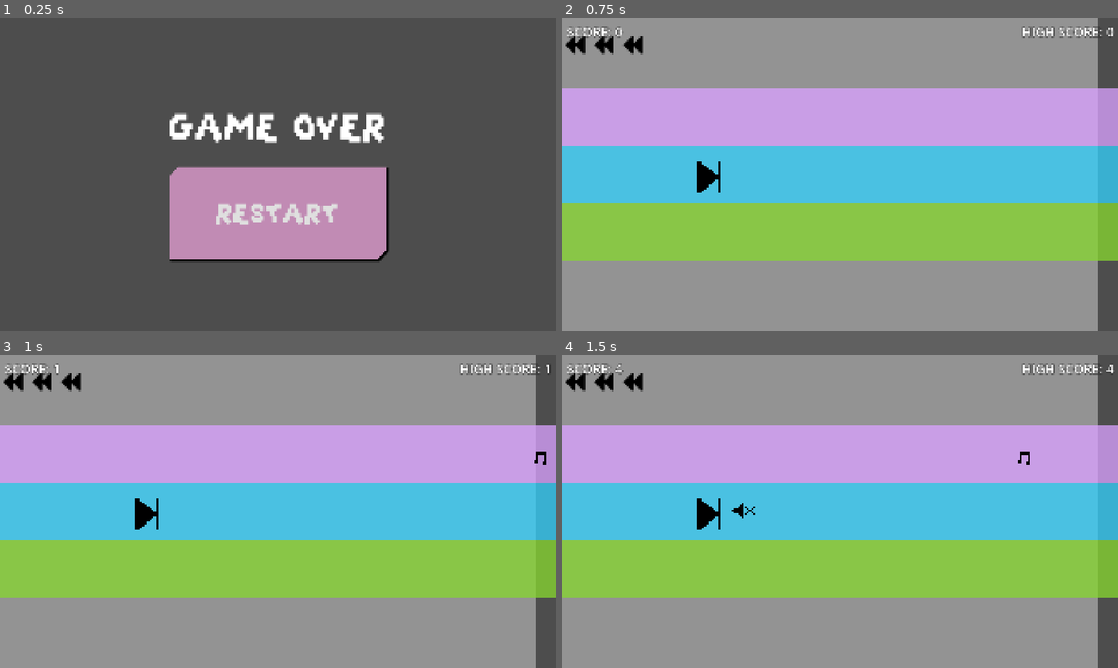
Above: before the commit, frames 1-4 (two rows, left to right).
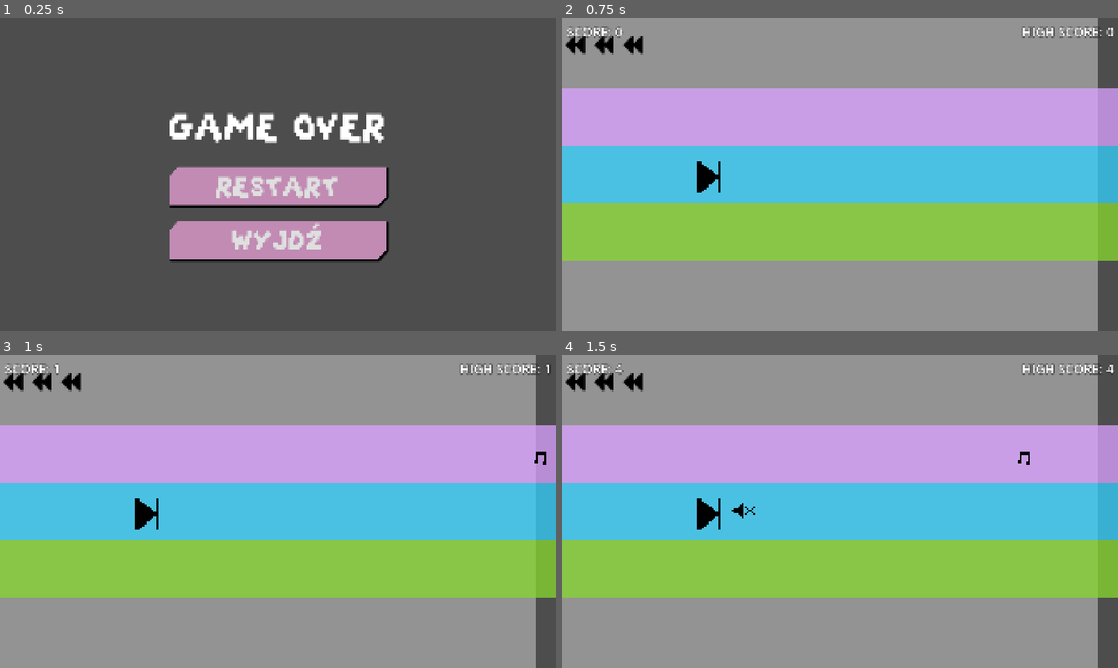
Above: after the commit, the same moments.

Repository: chorwat2137/haven-2026
Game: Godot game, scene res://scenes/restart.tscn
Two runs of this game, one before a commit and one after it. Both use one fixed random seed, a clock stepped at 60 frames per second and the inputs below. This scene is started directly instead of the project's main scene.
Inputs:
- Up to frame 1 (0.25 s): no input
- Up to frame 2 (0.75 s): click "RESTART" at 0.5 s
- Up to frame 3 (1 s): no input
- Up to frame 4 (1.5 s): tap Enter (ui_accept) at 1.25 s; hold Right (ui_right) from 1.28 s (still down); tap Space (shoot) at 1.35 s

The runs differ from the first frame. In frame 1, 3.6% of the frame differs, in the area x 30-70%, y 50-74%; in frame 2, nothing differs; in frame 3, nothing differs; in frame 4, nothing differs.

Commit message:
menu restartu

Diff:
--- a/scenes/restart.tscn
+++ b/scenes/restart.tscn
@@ -2,6 +2,7 @@
 
 [ext_resource type="Script" uid="uid://brqisgdg4wios" path="res://scripts/restart.gd" id="1_q5shd"]
 [ext_resource type="FontFile" uid="uid://ckbopv8mt6i20" path="res://gfx/GrapeSoda.ttf" id="2_7dg1w"]
+
 [sub_resource type="StyleBoxFlat" id="StyleBoxFlat_7dg1w"]
 bg_color = Color(0.7585879, 0.54588866, 0.70420504, 1)
 corner_radius_top_left = 30
@@ -54,7 +55,7 @@
 theme_override_font_sizes/font_size = 160
 text = "GAME OVER"
 
-[node name="Button" type="Button" parent="VBoxContainer" unique_id=627571990]
+[node name="Button2" type="Button" parent="VBoxContainer" unique_id=38124733]
 layout_mode = 2
 size_flags_vertical = 3
 offset_transform_enabled = true
@@ -66,4 +67,17 @@
 theme_override_styles/hover = SubResource("StyleBoxFlat_sjb2t")
 text = "RESTART"
 
+[node name="Button" type="Button" parent="VBoxContainer" unique_id=627571990]
+layout_mode = 2
+size_flags_vertical = 3
+offset_transform_enabled = true
+theme_override_constants/h_separation = 30
+theme_override_fonts/font = ExtResource("2_7dg1w")
+theme_override_font_sizes/font_size = 120
+theme_override_styles/normal = SubResource("StyleBoxFlat_7dg1w")
+theme_override_styles/pressed = SubResource("StyleBoxFlat_lyatw")
+theme_override_styles/hover = SubResource("StyleBoxFlat_sjb2t")
+text = "WYJDŹ"
+
+[connection signal="pressed" from="VBoxContainer/Button2" to="." method="_on_button_2_pressed"]
 [connection signal="pressed" from="VBoxContainer/Button" to="." method="_on_button_pressed"]
--- a/scripts/restart.gd
+++ b/scripts/restart.gd
@@ -12,4 +12,8 @@
 
 
 func _on_button_pressed() -> void:
+	get_tree().quit()
+
+
+func _on_button_2_pressed() -> void:
 	get_tree().change_scene_to_file("res://scenes/main.tscn")
